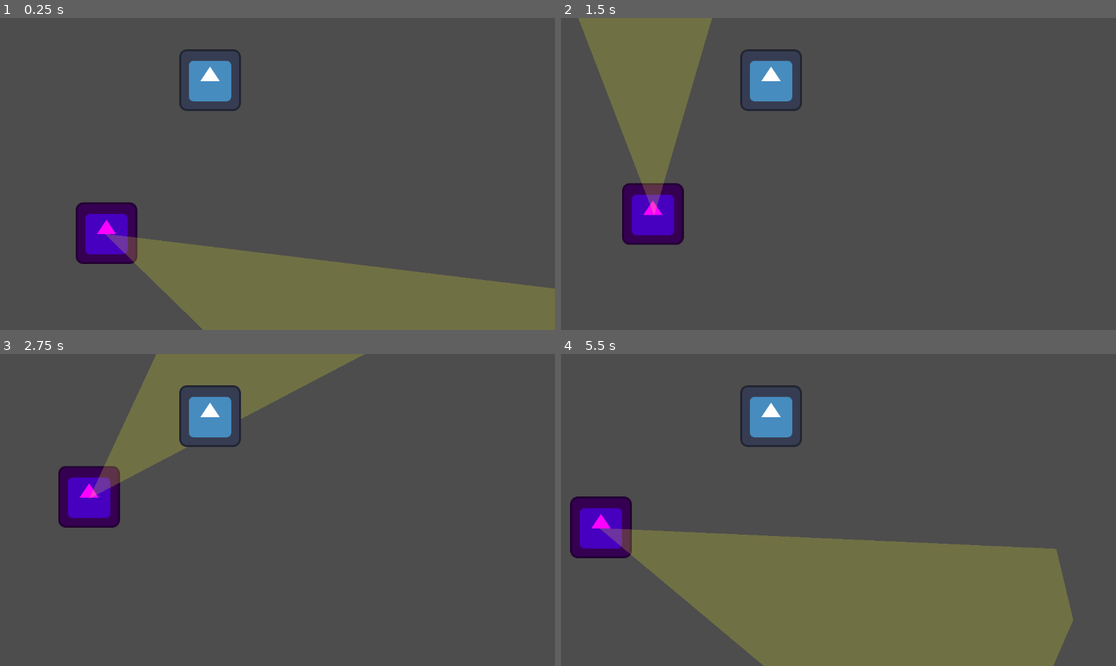
Above: before the commit, frames 1-4 (two rows, left to right).
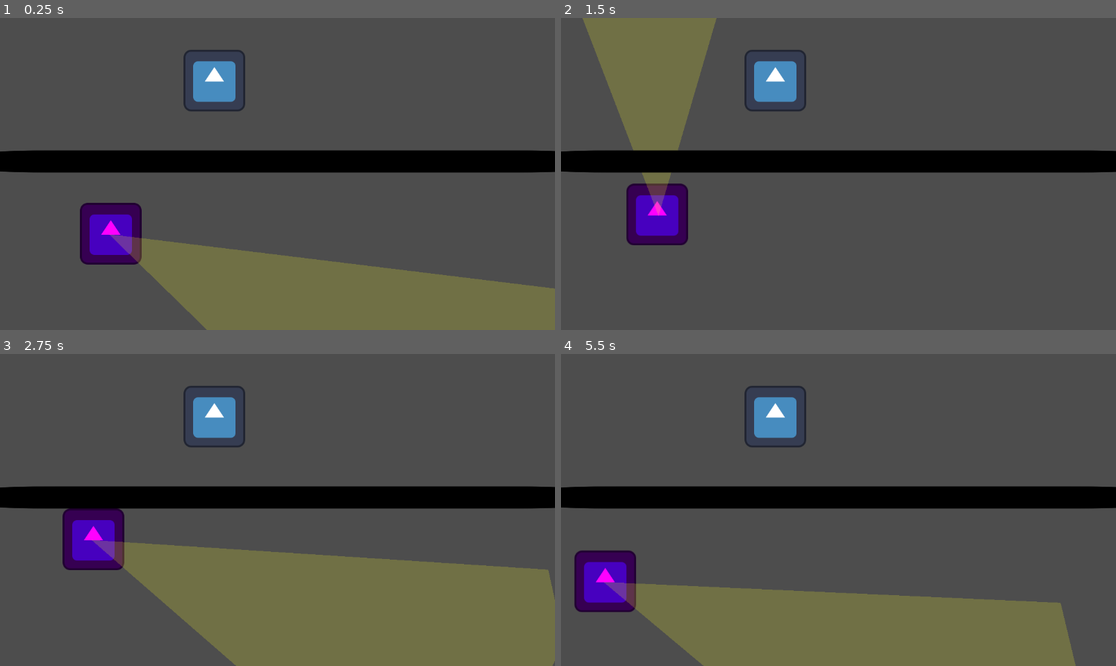
Above: after the commit, the same moments.

Repository: HeavyGorilla/CMP_Godot_Team4
Game: Godot game, scene res://test_scene/test_patrol.tscn
Same seed, same stepped clock (60 frames per second), same inputs: the game is played once before the commit and once after it. The project has no main scene, so this scene is started directly. The engine's default icon, where the game draws it, is replaced by a stand-in: a white triangle on a blue panel in a dark square.
Inputs (mouse positions are in pixels of both pictures, inside the frame that each line leads up to):
- Up to frame 1 (0.25 s): no input
- Up to frame 2 (1.5 s): tap Enter at 0.5 s; move the mouse to (960, 158) at 0.52 s; move the mouse to (727, 189) at 1.27 s
- Up to frame 3 (2.75 s): move the mouse to (333, 441) at 2.02 s
- Up to frame 4 (5.5 s): move the mouse to (810, 572) at 2.77 s; move the mouse to (1005, 556) at 3.52 s; move the mouse to (672, 463) at 4.27 s; move the mouse to (866, 510) at 5.02 s

The runs differ from the first frame. In frame 1, 8.9% of the frame differs, in the area x 0-100%, y 10-100%; in frame 2, 9.6%; in frame 3, 41%, in the area x 0-100%, y 0-100%; in frame 4, 27%.

Commit message:
Add files via upload

Diff:
--- a/Santa_Game/test_scene/test_patrol.tscn
+++ b/Santa_Game/test_scene/test_patrol.tscn
@@ -1,12 +1,17 @@
-[gd_scene load_steps=3 format=3 uid="uid://brqd4skyqsx04"]
+[gd_scene load_steps=4 format=3 uid="uid://brqd4skyqsx04"]
 
 [ext_resource type="PackedScene" uid="uid://bqnj70b5dui6m" path="res://enemy_patrol/patrol.tscn" id="1_v5ktb"]
 [ext_resource type="PackedScene" uid="uid://8e8jhcmfn45r" path="res://player_for_test/player_for_test.tscn" id="2_hr8mm"]
+[ext_resource type="PackedScene" uid="uid://tiklheqdyvq4" path="res://test_object/test_obstacle.tscn" id="3_vmqp0"]
 
 [node name="test_patrol" type="Node2D"]
+position = Vector2(9, 1)
 
 [node name="patrol" parent="." instance=ExtResource("1_v5ktb")]
 position = Vector2(221, 447)
 
 [node name="player_for_test" parent="." groups=["player"] instance=ExtResource("2_hr8mm")]
 position = Vector2(436, 129)
+
+[node name="obstacle_test" parent="." instance=ExtResource("3_vmqp0")]
+position = Vector2(22, 275)
